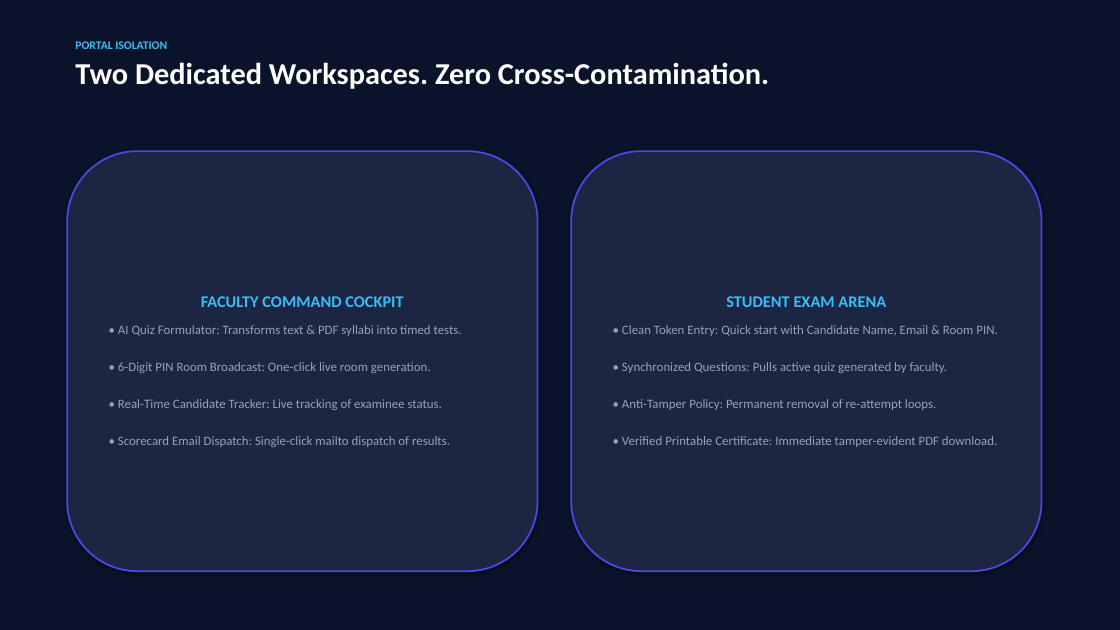
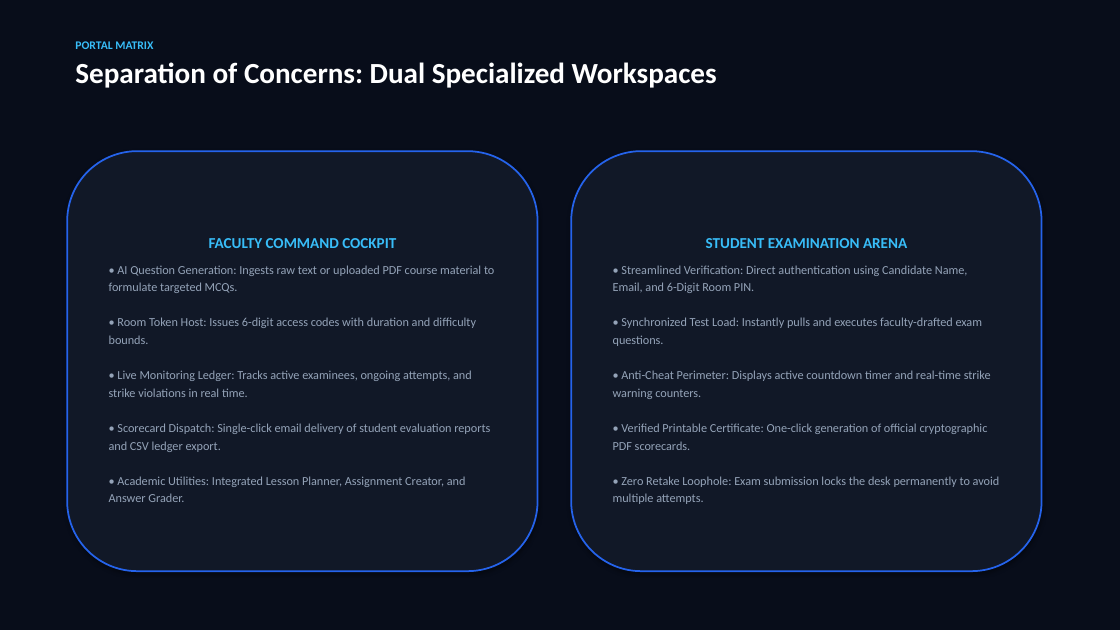
Before and after one commit to aman-vrma/The-Big-Classes, a slide deck: slide 4 of The_Big_Classes_Presentation.pptx. Drawn at 1120x630 pixels with LibreOffice and Linux fonts; fonts in the diff are those of the drawing. Boxes give left, top, right and bottom in pixels: in the first picture for what was removed or moved away, otherwise in the second. Text is boxed around its words. In the diff, an @@ line names an element or a change of style, - is before the commit and + after.

```diff
--- a/The_Big_Classes_Presentation.pptx
+++ b/The_Big_Classes_Presentation.pptx
@@ rectangle at box(0, 0, 1120, 630): fill #0B132B to #080D1A @@
@@ text at box(75, 41, 717, 88): text changed; size 26 to 25 pt @@
-PORTAL ISOLATION
-Two Dedicated Workspaces. Zero Cross-Contamination.
+PORTAL MATRIX
+Separation of Concerns: Dual Specialized Workspaces
@@ rounded rectangle "FACULTY COMMAND COCKPIT" at box(67, 151, 538, 571): fill #1C2541 to #111827; outline #4F46E5 1.5 pt to #2563EB 1.5 pt @@
@@ rounded rectangle "STUDENT EXAMINATION ARENA" at box(571, 151, 1042, 571): fill #1C2541 to #111827; outline #4F46E5 1.5 pt to #2563EB 1.5 pt @@
@@ text in rounded rectangle at box(209, 238, 396, 248): size 14 to 13 pt in "FACULTY COMMAND COCKPIT" @@
@@ text in rounded rectangle at box(613, 238, 1000, 504): text changed; size 11 to 10.5 pt @@
-STUDENT EXAM ARENA
-• Clean Token Entry: Quick start with Candidate Name, Email & Room PIN.
-• Synchronized Questions: Pulls active quiz generated by faculty.
-• Anti-Tamper Policy: Permanent removal of re-attempt loops.
-• Verified Printable Certificate: Immediate tamper-evident PDF download.
+STUDENT EXAMINATION ARENA
+• Streamlined Verification: Direct authentication using Candidate Name, Email, and 6-Digit Room PIN.
+• Synchronized Test Load: Instantly pulls and executes faculty-drafted exam questions.
+• Anti-Cheat Perimeter: Displays active countdown timer and real-time strike warning counters.
+• Verified Printable Certificate: One-click generation of official cryptographic PDF scorecards.
+• Zero Retake Loophole: Exam submission locks the desk permanently to avoid multiple attempts.
@@ text in rounded rectangle at box(109, 265, 494, 502): text changed; size 11 to 10.5 pt @@
-• AI Quiz Formulator: Transforms text & PDF syllabi into timed tests.
-• 6-Digit PIN Room Broadcast: One-click live room generation.
-• Real-Time Candidate Tracker: Live tracking of examinee status.
-• Scorecard Email Dispatch: Single-click mailto dispatch of results.
+• AI Question Generation: Ingests raw text or uploaded PDF course material to formulate targeted MCQs.
+• Room Token Host: Issues 6-digit access codes with duration and difficulty bounds.
+• Live Monitoring Ledger: Tracks active examinees, ongoing attempts, and strike violations in real time.
+• Scorecard Dispatch: Single-click email delivery of student evaluation reports and CSV ledger export.
+• Academic Utilities: Integrated Lesson Planner, Assignment Creator, and Answer Grader.
```
Also in this commit, not shown: 4 other slides changed, 2 slides added, 3 slides removed, 11 other files.
